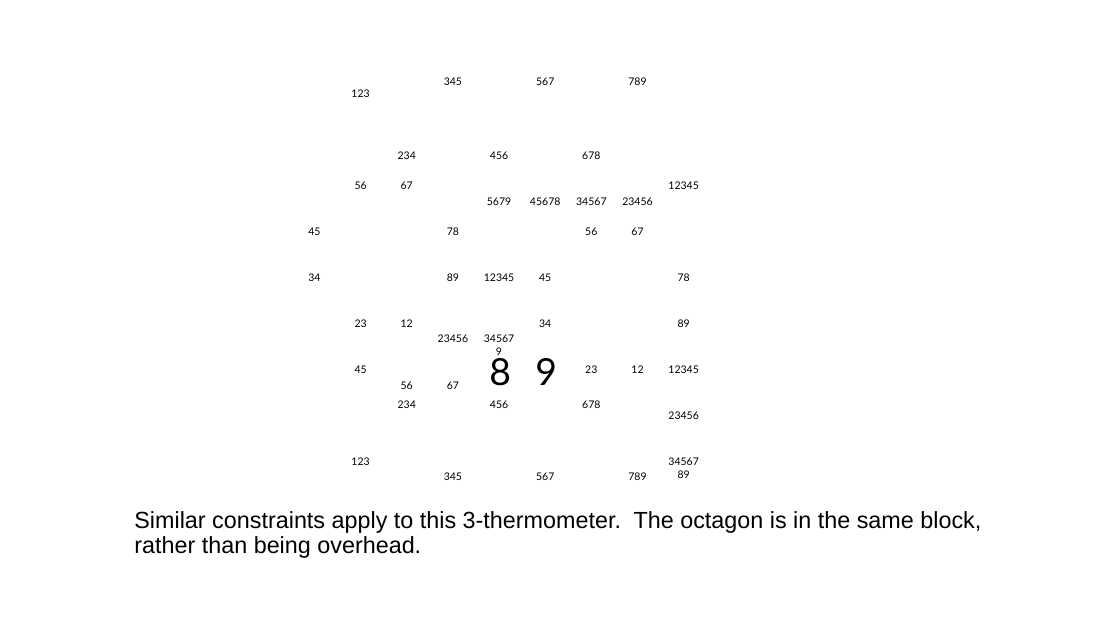
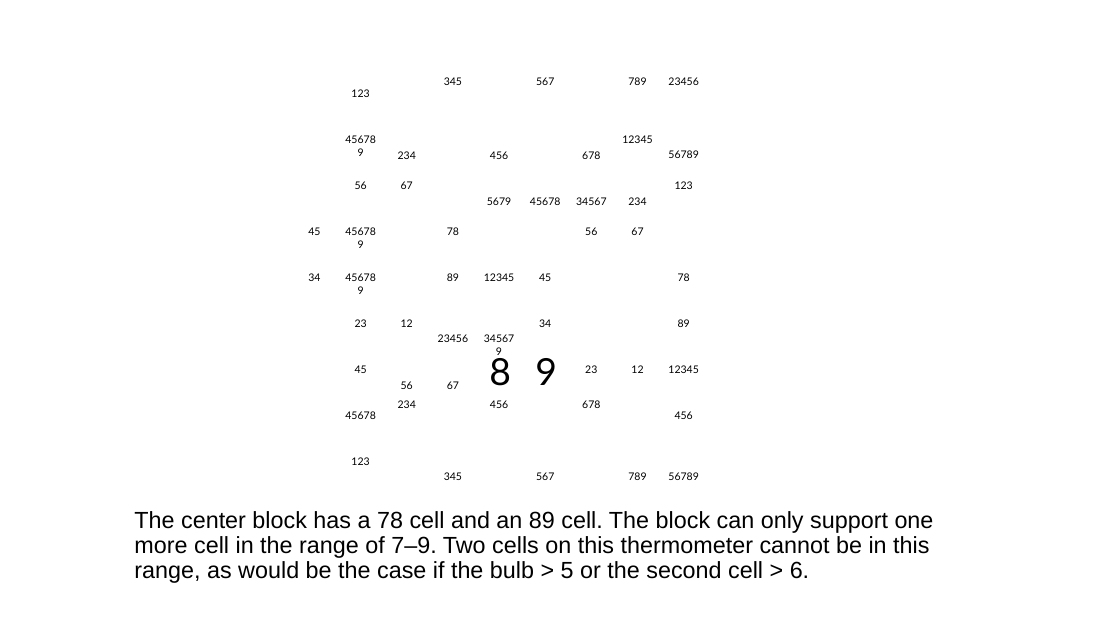
Before and after one commit to jhardis/WSJ_Number_Puzzles, a slide deck: slide 12 of 20260307_2.pptx (slide 7 before the commit). Drawn at 1120x630 pixels with LibreOffice and Linux fonts; fonts in the diff are those of the drawing; background and template pictures are left out. Boxes give left, top, right and bottom in pixels: in the first picture for what was removed or moved away, otherwise in the second. Text is boxed around its words. In the diff, an @@ line names an element or a change of style, - is before the commit and + after.

```diff
--- a/20260307_2.pptx
+++ b/20260307_2.pptx
@@ text added at [668,77,698,85], 9 pt, text #000000 @@
+23456
@@ text added at [334,129,386,150], 9 pt, text #000000 @@
+456789
@@ text "12345": place and size @@
-text "12345" at [668,181,698,189]
+text "12345" at [622,135,652,143]
@@ text added at [668,150,698,158], 9 pt, text #000000 @@
+56789
@@ text at [628,197,646,205]: text changed @@
-23456
+234
@@ text added at [675,181,693,189], 9 pt, text #000000 @@
+123
@@ text added at [334,221,386,242], 9 pt, text #000000 @@
+456789
@@ text added at [334,267,386,288], 9 pt, text #000000 @@
+456789
@@ text added at [345,411,375,419], 9 pt, text #000000 @@
+45678
@@ text at [675,411,693,419]: text changed @@
-23456
+456
@@ text removed at [658,451,710,485] @@
-3456789
@@ text added at [668,472,698,480], 9 pt, text #000000 @@
+56789
@@ text at [134,511,934,583]: text changed @@
-Similar constraints apply to this 3-thermometer. The octagon is in the same block, rather than being overhead.
+The center block has a 78 cell and an 89 cell. The block can only support one more cell in the range of 7–9. Two cells on this thermometer cannot be in this range, as would be the case if the bulb > 5 or the second cell > 6.
```
Also in this commit, not shown: 59 other slides changed, 3 slides added, 2 slides removed, 1 other file.
